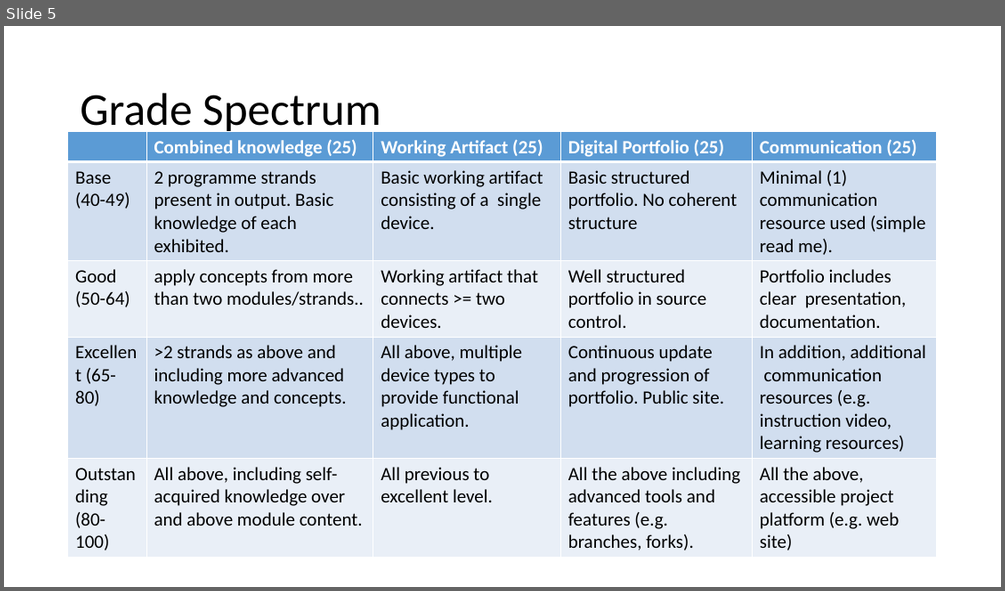
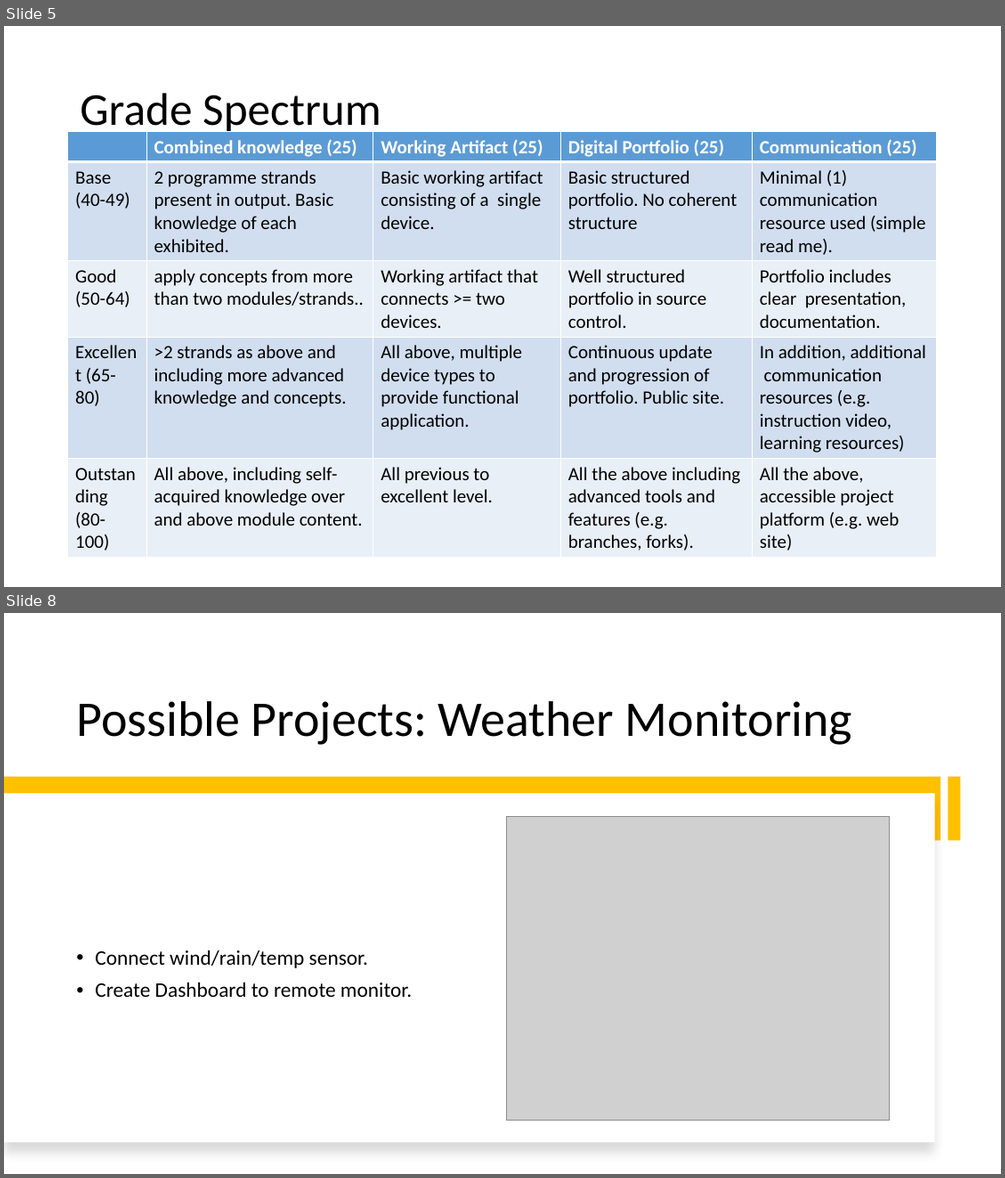
Before and after one commit to fxwalsh/project-2-2023, a slide deck: topic-000-assignment/talk-1-assignment-lab/spec_1.pptx. Shown one above the other, each under a label of ours: slide 5 before the commit, slides 5 and 8 after it; the slides between them are not shown. The pictures are 1005x591 and 1005x1178 pixels, drawn with LibreOffice and Linux fonts; fonts in the diff are those of the drawing; grey boxes stand for pictures. Boxes give left, top, right and bottom in pixels: in the first picture for what was removed or moved away, otherwise in the second. Text is boxed around its words. In the diff, an @@ line names an element or a change of style, - is before the commit and + after.

```diff
--- a/topic-000-assignment/talk-1-assignment-lab/spec_1.pptx
+++ b/topic-000-assignment/talk-1-assignment-lab/spec_1.pptx
@@ slide 8 added at <box>4,613,1001,1174</box>, background #FFFFFF @@
@@ title added at <box>76,701,852,745</box>, 48 pt, text #000000 @@
+Possible Projects: Weather Monitoring
@@ rectangle added at <box>4,777,941,840</box>, fill #FFC000 @@
@@ rectangle added at <box>4,793,935,1143</box>, fill #FFFFFF @@
@@ rectangle added at <box>947,777,961,840</box>, fill #FFC000 @@
@@ picture added at <box>507,817,890,1120</box> @@
@@ text added at <box>95,949,412,997</box>, 20 pt, text #000000 @@
+• Connect wind/rain/temp sensor.
+• Create Dashboard to remote monitor.
```
Also in this commit, not shown: 1 slide changed, 2 other slides added, 1 slide removed, 3 other files.
